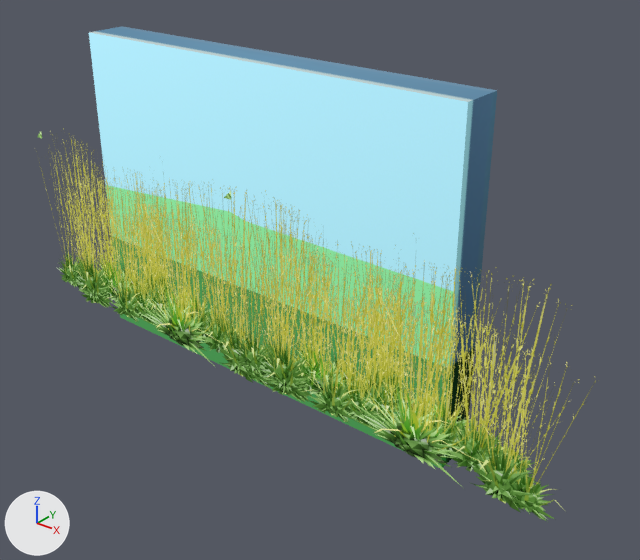
The glTF model models/scene2exit.glb, before and after one commit.
Rendered twice from a 50 mm lens placed at (53.242, 11.425, 3.406), pointed at (49.898, 15.605, 0.814). Every picture has the same lights, and +X, +Y and +Z are marked at lower left. The picture after the commit comes second. Where no turn or scale is listed for an object, it has been applied to the vertices. Vertices at exactly the same position are counted once.

Script lines for the objects in view, before the commit:
```python
me_plane_033 = bpy.data.meshes.new('Plane.033')
me_plane_033.from_pydata(...)  # 68 vertices, 107 faces; spans x -2.47..2.47, y -0.27..0.27, z -1.16..1.16
# faces by material slot: [70, 14, 23]
me_plane_033.materials.append(mat_material_scene3_door_baked)
me_plane_033.materials.append(mat_monosperm_sticker)
me_plane_033.materials.append(mat_caoastgrass_sticker_large)
ob_scene2_exitdoor = bpy.data.objects.new('scene2.exitdoor', me_plane_033)
ob_scene2_exitdoor.location = (49.547, 15.511, 1.115)
```
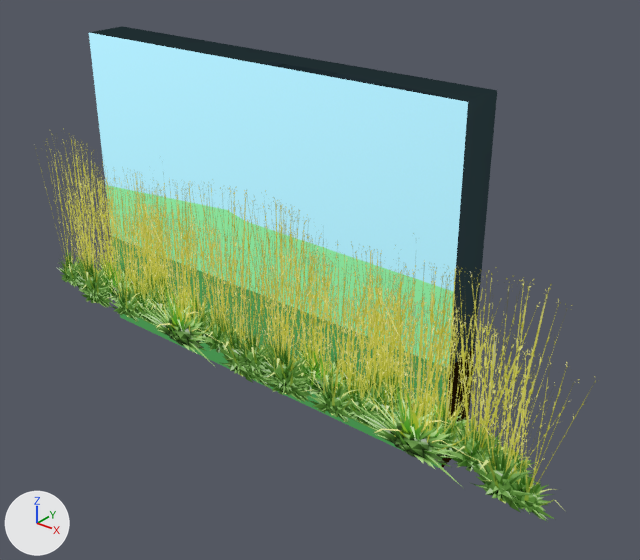
Where the newer file only moved an object's origin or applied its transform, the numbers keep the older frame.

Changed parts and their boxes (x1, y1, x2, y2) in the pictures (640 x 560 px; the box of a moved part takes in the faces that stretch with it):
```json
{"object": "scene2.exitdoor", "change": "reshaped", "before": [36, 26, 599, 521], "after": [35, 26, 599, 521]}
{"part": 1, "of": "me_plane_033", "change": "moved or reshaped", "before": [89, 26, 468, 468], "after": [89, 26, 468, 468]}
{"part": 2, "of": "me_plane_033", "change": "surface changed", "before": [264, 56, 497, 467], "after": [264, 56, 497, 467]}
```

Scene script edits in JSON lines:
```json
{"block": "me_plane_033", "where": "# used by ob_scene2_exitdoor; location = (49.547, 15.511, 1.115)"}
{"op": "remove", "block": "me_plane_033", "code": "me_plane_033.from_pydata(...)  # 68 vertices, 107 faces; spans x -2.47..2.47, y -0.27..0.27, z -1.16..1.16"}
{"op": "add", "block": "me_plane_033", "code": "me_plane_033.from_pydata(...)  # 85 vertices, 119 faces; spans x -2.47..2.47, y -0.27..0.27, z -1.16..1.16"}
{"block": "me_plane_033", "change": "me_plane_033 part 1"}
{"block": "me_plane_033", "change": "61 faces are deleted"}
{"block": "me_plane_033", "change": "17 vertices are added at x -0.26..0.21, y -0.2..0.25, z -1.1..1.15"}
{"block": "me_plane_033", "change": "63 new faces join them, mat_material_scene3_door_baked"}
{"block": "me_plane_033", "change": "8 new faces join them, mat_monosperm_sticker"}
{"block": "me_plane_033", "change": "2 new faces join them, mat_caoastgrass_sticker_large"}
{"block": "me_plane_033", "change": "me_plane_033 part 2: 28 kept faces spanning x -1.53..1.55, y -0.22..0.15, z -1.11..1.16 get new texture (UV) coordinates"}
```
